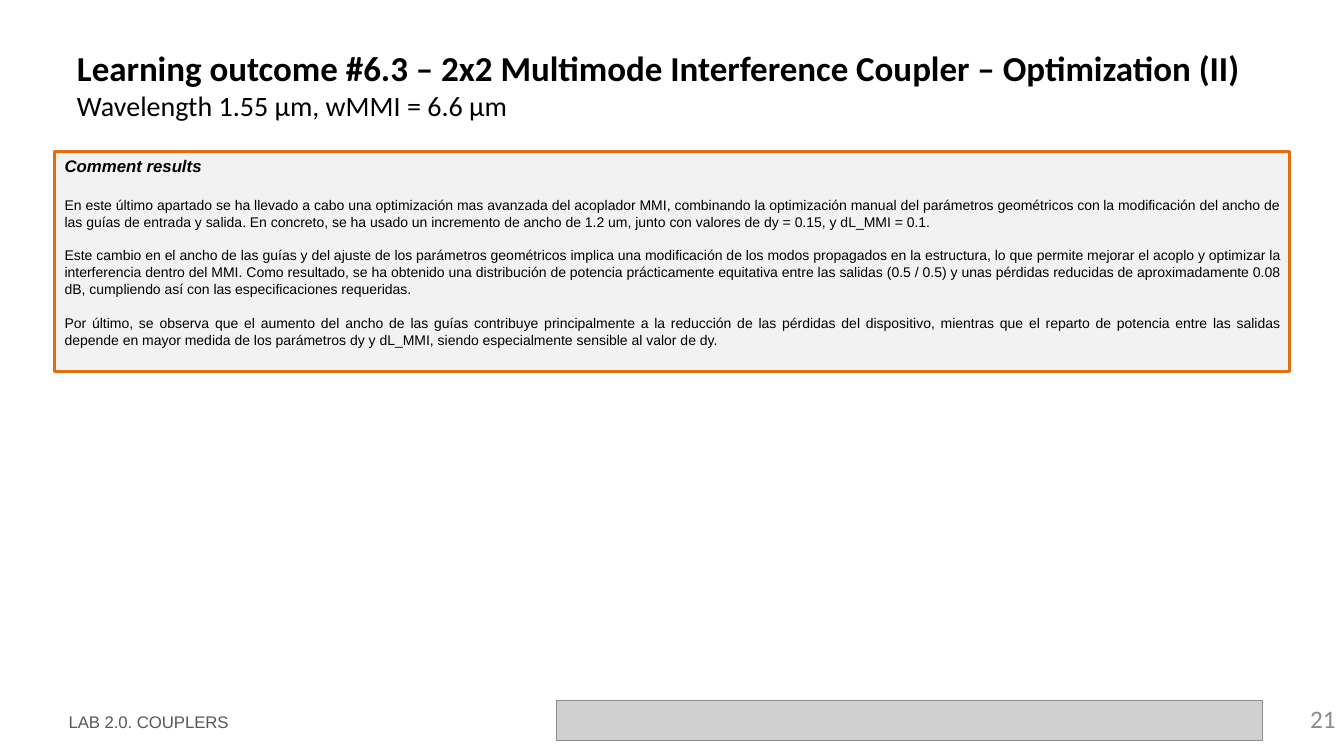
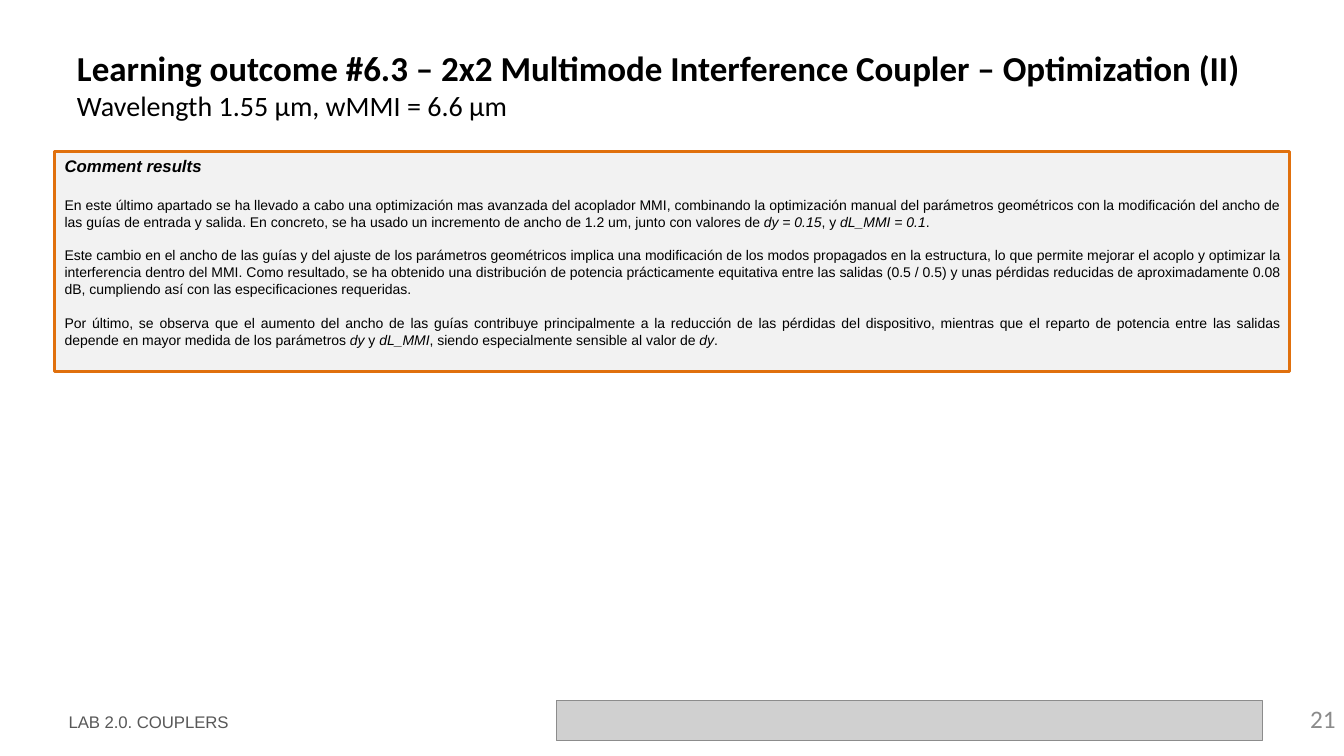
Before and after one commit to ltorjua/cifoin-lab2, a slide deck: slide 21 of LabBook_20.pptx. Drawn at 1344x756 pixels with LibreOffice and Linux fonts; fonts in the diff are those of the drawing; grey boxes stand for pictures; background and template pictures are left out. Boxes give left, top, right and bottom in pixels: in the first picture for what was removed or moved away, otherwise in the second. Text is boxed around its words. In the diff, an @@ line names an element or a change of style, - is before the commit and + after.

```diff
--- a/LabBook_20.pptx
+++ b/LabBook_20.pptx
@@ text in rectangle at box(65, 199, 1280, 348): italic on in "dy = 0.15, dL_MMI = 0.1.", "dy dL_MMI, dy." @@
```
Also in this commit, not shown: 2 other slides changed, 1 slide added, 1 other file.
